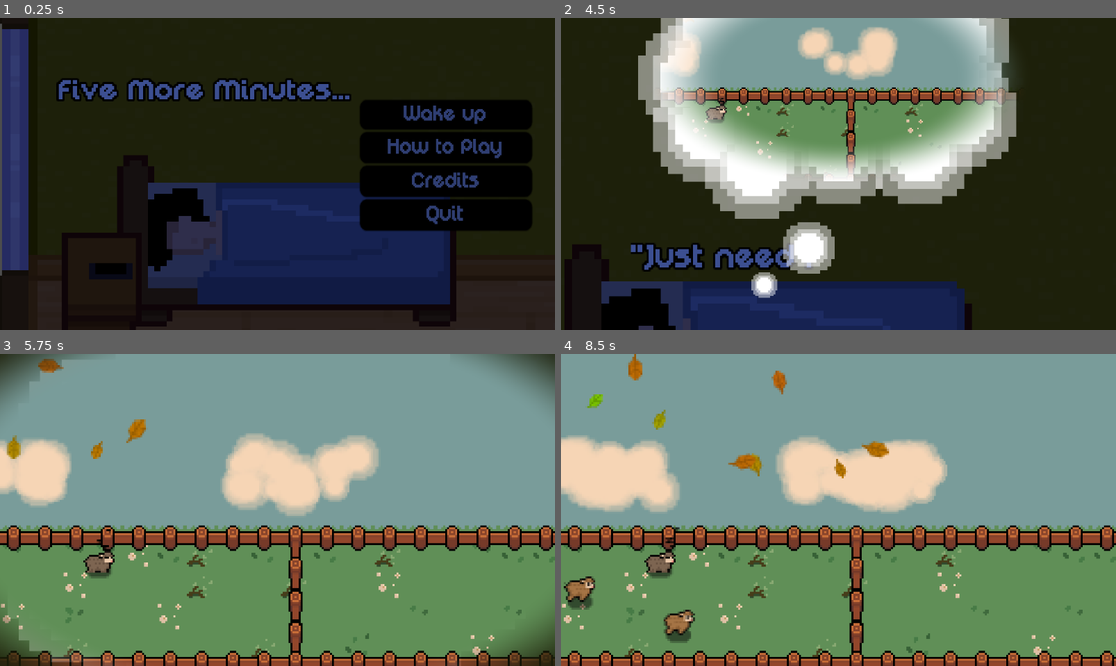
Above: before the commit, frames 1-4 (two rows, left to right).
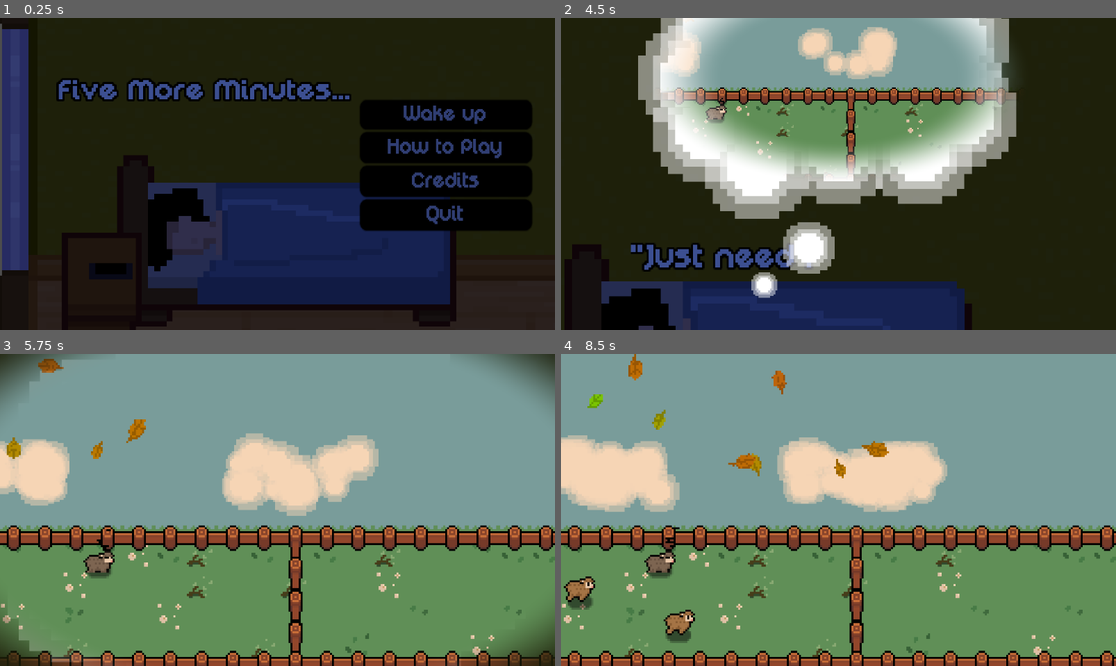
Above: after the commit, the same moments.

Repository: State0fFlux/Five-More-Minutes
Game: Godot game, scene res://Scenes/Start_menu.tscn
Two runs of this game, one before a commit and one after it. Both use one fixed random seed, a clock stepped at 60 frames per second and the inputs below.
Inputs (mouse positions are in pixels of both pictures, inside the frame that each line leads up to):
- Up to frame 1 (0.25 s): no input
- Up to frame 2 (4.5 s): click "Wake up" at 0.5 s; tap Enter at 1.25 s; move the mouse to (738, 202) at 1.27 s; tap Space (Jump, bound only after the commit) at 1.35, 1.52, 1.82, 3.77, 3.8, 4.07, 4.35 s; click (738, 202) at 1.42 s; click "Get Up" at 2 s; click "Snooze" at 2.75 s; move the mouse to (727, 189) at 3.52 s; tap S (Sleep) at 3.6 s; click (727, 189) at 3.67 s; move the mouse to (894, 105) at 4.27 s; click (894, 105) at 4.42 s
- Up to frame 3 (5.75 s): move the mouse to (249, 572) at 5.02 s; tap S (Sleep) at 5.1 s; click (249, 572) at 5.17 s; tap Space (Jump, bound only after the commit) at 5.27, 5.3, 5.57 s
- Up to frame 4 (8.5 s): move the mouse to (1005, 556) at 5.77 s; tap Space (Jump, bound only after the commit) at 5.85, 6.02, 6.32, 6.77, 6.8, 7.07, 7.35, 8.27, 8.3 s; click (1005, 556) at 5.92 s; move the mouse to (672, 463) at 6.52 s; tap S (Sleep) at 6.6, 8.1 s; click (672, 463) at 6.67 s; move the mouse to (866, 510) at 7.27 s; click (866, 510) at 7.42 s; move the mouse to (755, 432) at 8.02 s; click (755, 432) at 8.17 s

The runs differ from the first frame. In frame 2, less than 0.1% of the frame differs, in the area x 23-61%, y 2-27%; in frame 3, 0.3%; in frame 4, 0.7%, in the area x 0-69%, y 0-90%.

Commit message:
fixed blurry filter on dreamcloud
linear -> nearest mapping

Diff:
--- a/Prefabs/DreamCloud.tscn
+++ b/Prefabs/DreamCloud.tscn
@@ -261,6 +261,7 @@
 [node name="SubViewport" type="SubViewport" parent="."]
 transparent_bg = true
 handle_input_locally = false
+canvas_item_default_texture_filter = 0
 audio_listener_enable_2d = true
 size = Vector2i(288, 162)
 render_target_update_mode = 4
--- a/project.godot
+++ b/project.godot
@@ -15,10 +15,15 @@
 config/features=PackedStringArray("4.4", "Forward Plus")
 config/icon="res://icon.svg"
 
+[audio]
+
+buses/default_bus_layout="res://Audio/default_bus_layout.tres"
+
 [autoload]
 
 Global="*res://Global/Global.gd"
 Soundtrack="*res://Global/soundtrack.tscn"
+Night="*res://Global/night.tscn"
 
 [display]
 
@@ -62,6 +67,11 @@
 "deadzone": 0.2,
 "events": []
 }
+Jump={
+"deadzone": 0.2,
+"events": [Object(InputEventKey,"resource_local_to_scene":false,"resource_name":"","device":-1,"window_id":0,"alt_pressed":false,"shift_pressed":false,"ctrl_pressed":false,"meta_pressed":false,"pressed":false,"keycode":0,"physical_keycode":32,"key_label":0,"unicode":32,"location":0,"echo":false,"script":null)
+]
+}
 
 [layer_names]
 
@@ -86,4 +96,5 @@
 textures/canvas_textures/default_texture_filter=0
 textures/vram_compression/import_s3tc_bptc=true
 textures/vram_compression/import_etc2_astc=true
+anti_aliasing/screen_space_roughness_limiter/enabled=false
 2d/snap/snap_2d_vertices_to_pixel=true
Not shown: 1 places in Prefabs/sheep_track.tscn that only renumber resources
